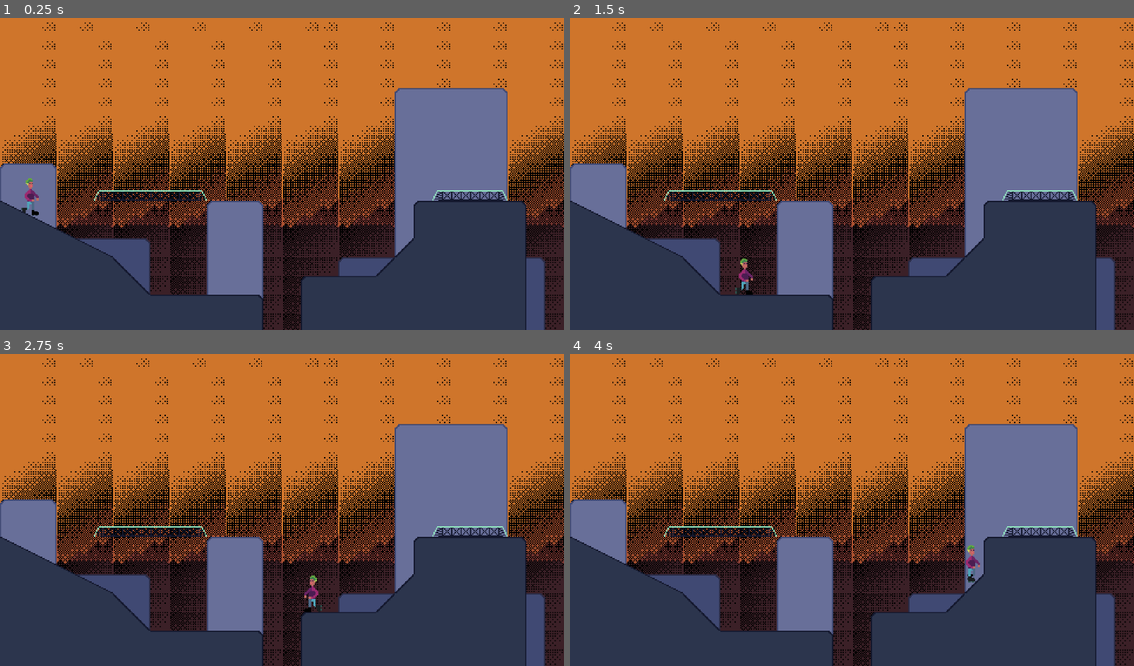
Above: before the commit, frames 1-4 (two rows, left to right).
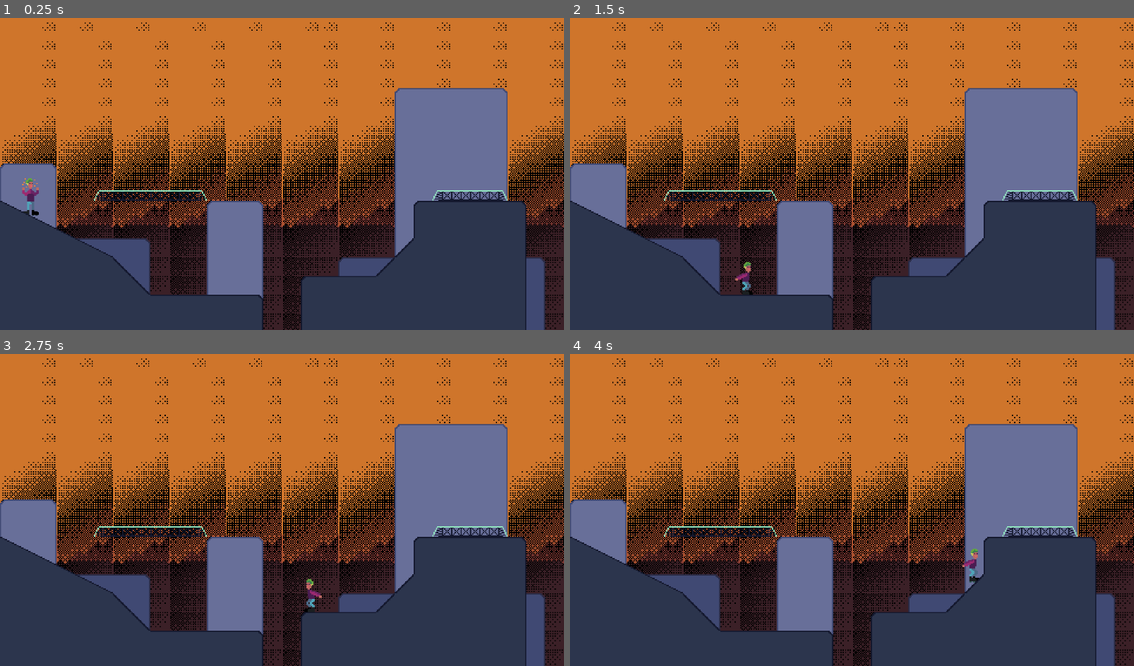
Above: after the commit, the same moments.

Repository: JordanEmme/196-gamejam
Game: Godot game, scene res://levels/City.tscn
The game is run twice, just before and just after one commit, with the same random seed, the same clock (stepped at 60 frames per second) and the same inputs.
Inputs (mouse positions are in pixels of both pictures, inside the frame that each line leads up to):
- Up to frame 1 (0.25 s): no input
- Up to frame 2 (1.5 s): tap Enter at 0.5 s; move the mouse to (976, 155) at 0.52 s; hold Space (jump) 0.53-1.28 s; hold D (right) from 0.53 s (still down); right-click (976, 155) at 0.6 s; move the mouse to (739, 186) at 1.27 s; tap Space (jump) at 1.35 s
- Up to frame 3 (2.75 s): tap Space (jump) at 1.52, 1.82 s; right-click (169, 522) at 1.55 s; move the mouse to (338, 438) at 2.02 s; release D (right) at 2.03 s; hold A (left) from 2.03 s (still down); hold Space (jump) from 2.03 s (still down); right-click (338, 438) at 2.1 s
- Up to frame 4 (4 s): move the mouse to (823, 572) at 2.77 s; release A (left) at 2.78 s; release Space (jump) at 2.78 s; hold D (right) from 2.78 s (still down); right-click (823, 572) at 2.85 s; tap Space (jump) at 3.02, 3.32 s; move the mouse to (1021, 553) at 3.52 s; hold Space (jump) from 3.53 s (still down)

The runs differ from the first frame. In frame 1, less than 0.1% of the frame differs, in the area x 3-7%, y 51-64%; in frame 2, 0.2%, in the area x 29-33%, y 76-89%; in frame 3, 0.2%; in frame 4, 0.2%.

Commit message:
Implement animatinos

Diff:
--- a/game/characters/antifa.gd
+++ b/game/characters/antifa.gd
@@ -31,15 +31,12 @@
     facing_right = false
     velocity.x -= dt * ACCEL
     animated_sprite.flip_h = true
-    animated_sprite.play("skating")
   elif Input.is_action_pressed("right"):
     facing_right = true
     velocity.x += dt * ACCEL
     animated_sprite.flip_h = false
-    animated_sprite.play("skating")
   elif (abs(velocity.x) < MIN_H_VELOCITY):
     velocity.x = 0.
-    animated_sprite.stop()
 
 
   # Jump
@@ -59,8 +56,37 @@
     is_grinding = true
 
 
+func animate() -> void:
+
+  animated_sprite.flip_h = !facing_right
+
+  # Start with grinding animations (can be mid air on on ground)
+  if is_grinding:
+    animated_sprite.play("grind")
+
+  # Ground animations
+  elif is_on_floor():
+    if jump_charge > 0 && jump_charge < JUMP_TIMER:
+      animated_sprite.play("crouch1")
+    elif jump_charge > JUMP_TIMER:
+      animated_sprite.play("crouch2")
+    elif velocity.x:
+      animated_sprite.play("skate")
+    else:
+      animated_sprite.play("idle")
+
+  # Mid air animations
+
+  else:
+    if velocity.y <= 0:
+      animated_sprite.play("jump")
+    else:
+      animated_sprite.play("fall")
+
+
 func _physics_process(dt: float) -> void:
   get_input(dt)
+  animate()
   if is_grinding:
     velocity.x = MAX_H_VELOCITY if facing_right else -MAX_H_VELOCITY
     velocity.y = 0
--- a/game/characters/antifa.tscn
+++ b/game/characters/antifa.tscn
@@ -6,6 +6,10 @@
 [sub_resource type="AtlasTexture" id="AtlasTexture_ua63u"]
 atlas = ExtResource("2_6xi77")
 region = Rect2(32, 0, 16, 32)
+
+[sub_resource type="AtlasTexture" id="AtlasTexture_oshik"]
+atlas = ExtResource("2_6xi77")
+region = Rect2(48, 0, 16, 32)
 
 [sub_resource type="AtlasTexture" id="AtlasTexture_f607m"]
 atlas = ExtResource("2_6xi77")
@@ -19,10 +23,6 @@
 atlas = ExtResource("2_6xi77")
 region = Rect2(16, 0, 16, 32)
 
-[sub_resource type="AtlasTexture" id="AtlasTexture_oshik"]
-atlas = ExtResource("2_6xi77")
-region = Rect2(48, 0, 16, 32)
-
 [sub_resource type="SpriteFrames" id="SpriteFrames_5u05h"]
 animations = [{
 "frames": [{
@@ -30,7 +30,31 @@
 "texture": SubResource("AtlasTexture_ua63u")
 }],
 "loop": true,
-"name": &"crouching",
+"name": &"crouch1",
+"speed": 5.0
+}, {
+"frames": [{
+"duration": 1.0,
+"texture": SubResource("AtlasTexture_oshik")
+}],
+"loop": true,
+"name": &"crouch2",
+"speed": 5.0
+}, {
+"frames": [{
+"duration": 1.0,
+"texture": SubResource("AtlasTexture_ua63u")
+}],
+"loop": true,
+"name": &"fall",
+"speed": 5.0
+}, {
+"frames": [{
+"duration": 1.0,
+"texture": SubResource("AtlasTexture_oshik")
+}],
+"loop": true,
+"name": &"grind",
 "speed": 5.0
 }, {
 "frames": [{
@@ -38,7 +62,15 @@
 "texture": SubResource("AtlasTexture_f607m")
 }],
 "loop": true,
-"name": &"jumping",
+"name": &"idle",
+"speed": 5.0
+}, {
+"frames": [{
+"duration": 1.0,
+"texture": SubResource("AtlasTexture_f607m")
+}],
+"loop": true,
+"name": &"jump",
 "speed": 5.0
 }, {
 "frames": [{
@@ -49,15 +81,7 @@
 "texture": SubResource("AtlasTexture_y7260")
 }],
 "loop": true,
-"name": &"skating",
-"speed": 5.0
-}, {
-"frames": [{
-"duration": 1.0,
-"texture": SubResource("AtlasTexture_oshik")
-}],
-"loop": true,
-"name": &"super_crouching",
+"name": &"skate",
 "speed": 5.0
 }]
 
@@ -70,8 +94,7 @@
 [node name="AnimatedSprite2D" type="AnimatedSprite2D" parent="."]
 position = Vector2(0, -15)
 sprite_frames = SubResource("SpriteFrames_5u05h")
-animation = &"skating"
-frame_progress = 0.7310848
+animation = &"grind"
 
 [node name="CollisionShape2D" type="CollisionShape2D" parent="."]
 position = Vector2(0, -15)
